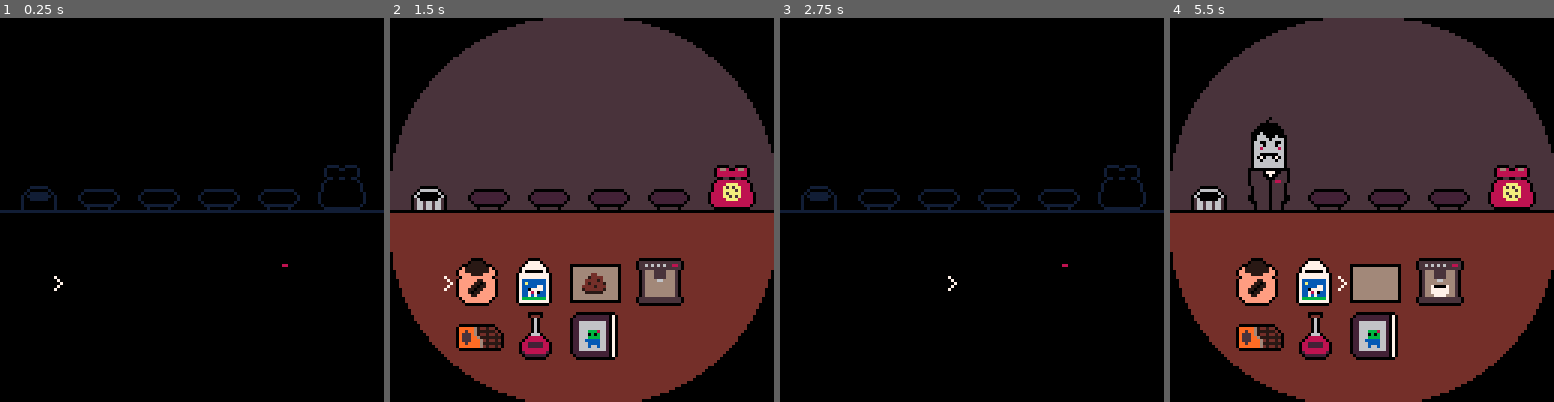
Above: before the commit, frames 1-4 (left to right).
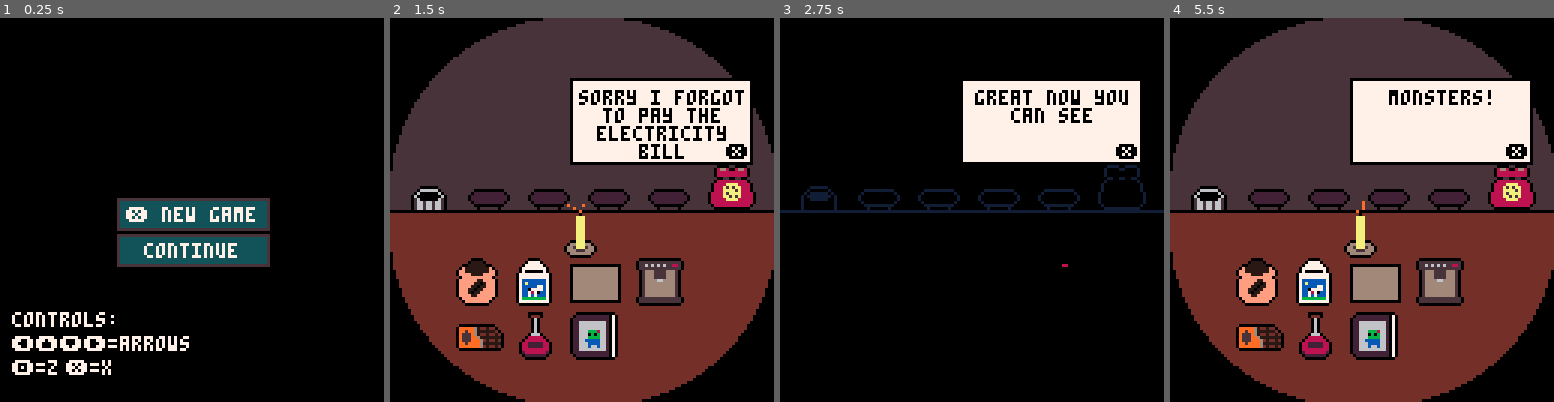
Above: after the commit, the same moments.

Repository: Ori-Rowan/mini-jam-204-cafe
Game: PICO-8 cartridge cafe-untitled.p8
The game is run twice, just before and just after one commit, with the same random seed, the same clock (stepped at 60 frames per second) and the same inputs.
Inputs:
- Up to frame 1 (0.25 s): no input
- Up to frame 2 (1.5 s): tap X (X key) at 0.33, 1.07 s; tap O (Z key) at 0.7 s
- Up to frame 3 (2.75 s): hold Right 1.6-2.1 s; tap O (Z key) at 1.7, 2.1, 2.5 s; tap X (X key) at 1.85 s; hold Up 2.15-2.42 s; hold Right from 2.47 s (still down)
- Up to frame 4 (5.5 s): tap O (Z key) every 0.4 s from 2.9 to 5.3 s; tap X (X key) at 2.97, 4.08, 5.2 s; release Right at 3.03 s; hold Left 3.08-3.58 s; hold Down 3.63-3.97 s; hold Right 4.02-4.68 s; hold Up 4.73-5.03 s; hold Left from 5.08 s (still down)

The runs differ from the first frame. In frame 1, 10% of the frame differs, in the area x 0-100%, y 38-93%; in frame 2, 12%; in frame 3, 8.6%; in frame 4, 13%, in the area x 20-95%, y 15-73%.

Commit message:
tutorial + mimic + some other stuff prolly

Diff:
--- a/cafe-untitled.p8
+++ b/cafe-untitled.p8
@@ -22,8 +22,9 @@
 #include src\gameplay\monsters\ghost.p8.lua
 #include src\gameplay\monsters\warewolf.p8.lua
 #include src\gameplay\monsters\vampire.p8.lua
-#include src\gameplay\monsters\doppleganger.p8.lua
+#include src\gameplay\monsters\mimic.p8.lua
 #include src\gameplay\light_system\light_system.p8.lua
+#include src\gameplay\score\score_system.p8.lua
 #include src\enums\ingredients_enum.p8.lua
 #include src\enums\recipies_enum.p8.lua
 #include src\enums\monsters_enum.p8.lua
@@ -32,202 +33,202 @@
 #include src\scenes\game_scene.p8.lua
 #include src\scenes\tutorial_scene.p8.lua
 #include src\scenes\night_finished_scene.p8.lua
+#include src\scenes\game_over_scene.p8.lua
 #include src\particles\satisfaction_particle.p8.lua
-…(198 lines of a section not shown)…
+#include src\particles\fire_particle.p8.lua
+#include src\particles\angry_particle.p8.lua
+…(195 lines of a section not shown)…
--- a/config.p8.lua
+++ b/config.p8.lua
@@ -1,3 +1,4 @@
 _CONFIG = {
-    default_bg_col = 7
+    default_bg_col = 7,
+    default_pal = {[0]=0,-16,-15,-14,-12,-11,-10,-13,-9,-4,-1,7,6,-7,-8,-5}
 }
--- a/src/enums/monsters_enum.p8.lua
+++ b/src/enums/monsters_enum.p8.lua
@@ -7,15 +7,17 @@
         bg_col=13,
         vis_colors={11,9},
         class = Zombie,
+        value = 10
     },
     SKELETON = {
         name = "skeleton",
-        desc = "BONE MAN LIKE A LITTLE WHITE IN HIS COFFEE",
+        desc = "SHE NEEDS HER CALCIUM",
         fav_recipie = RECIPIES_ENUM.CAPPUCCINO,
         spr=10,
         bg_col=14,
         vis_colors={},
-        class = Skeleton
+        class = Skeleton,
+        value = 15
     },
     GHOST = {
         name = "ghost",
@@ -24,7 +26,8 @@
         spr = 12,
         bg_col=8,
         vis_colors={},
-        class = Ghost
+        class = Ghost,
+        value = 20
     },
     WAREWOLF = {
         name = "warewolf",
@@ -33,7 +36,8 @@
         spr = 14,
         bg_col=15,
         vis_colors={11},
-        class = Warewolf
+        class = Warewolf,
+        value = 25
     },
     VAMPIRE = {
         name = "vampire",
@@ -42,12 +46,16 @@
         spr = 72,
         bg_col=9,
         vis_colors={},
-        class = Vampire
+        class = Vampire,
+        value = 30
     },
-    DOPPLEGANGER = {
-        dsec = "THEY ARE GOOD AT IDENTITY THEFT, BUT NOT PERFECT",
-        name = "doppleganger",
+    MIMIC = {
+        name = "mimic",
+        desc = "THEY DO IDENTITY THEFT, BUT NOT PERFECTLY",
+        spr = 74,
+        bg_col = 12,
         fav_recipie = RECIPIES_ENUM.SPECIAL_DRINK,
-
+        class = Mimic,
+        value = 10
     }
 }
--- a/src/enums/nights_enum.p8.lua
+++ b/src/enums/nights_enum.p8.lua
@@ -3,14 +3,16 @@
         available_monsters = {
             MONSTERS_ENUM.ZOMBIE,
         },
-        goal = 50
+        goal = 50,
+        candle = 30000
     },
     NIGHT_1 = {
         available_monsters = {
             MONSTERS_ENUM.ZOMBIE,
             MONSTERS_ENUM.SKELETON
         },
-        goal = 100
+        goal = 100,
+        candle = 3000
     },
     NIGHT_2 = {
         available_monsters = {
@@ -18,8 +20,8 @@
             MONSTERS_ENUM.SKELETON,
             MONSTERS_ENUM.GHOST
         },
-        goal = 150
-
+        goal = 150,
+        candle = 4000
     },
     NIGHT_3 = {
         available_monsters = {
@@ -28,7 +30,8 @@
             MONSTERS_ENUM.GHOST,
             MONSTERS_ENUM.WAREWOLF
         },
-        goal = 200
+        goal = 200,
+        candle = 4000
     },
     NIGHT_4 = {
         available_monsters = {
@@ -38,6 +41,19 @@
             MONSTERS_ENUM.WAREWOLF,
             MONSTERS_ENUM.VAMPIRE
         },
-        goal = 250
+        goal = 250,
+        candle = 4000
+    },
+    NIGHT_5 = {
+        available_monsters = {
+            MONSTERS_ENUM.ZOMBIE,
+            MONSTERS_ENUM.SKELETON,
+            MONSTERS_ENUM.GHOST,
+            MONSTERS_ENUM.WAREWOLF,
+            MONSTERS_ENUM.VAMPIRE,
+            MONSTERS_ENUM.MIMIC
+        },
+        goal = 300,
+        candle = 4000
     }
 }
--- a/src/gameplay/bar_items/cookbook.p8.lua
+++ b/src/gameplay/bar_items/cookbook.p8.lua
@@ -35,16 +35,25 @@
 
 function Cookbook:draw()
     if self.open then
+        local outline_col = 0
         if _GLOBALS.light then
+
             rectfill(28,28,100,114,11)
-            rect(28,28,100,114,0)
 
             local openedMonster = self.available_monsters[self.page]
 
             rectfill(74,30,98,68,5)
-            rect(74,30,98,68,0)
 
-            print_align_center(openedMonster.name, 31,32,44, 0)
+
+            palt(openedMonster.bg_col, true)
+            palt(_CONFIG.default_bg_col, false)
+
+            spr(openedMonster.spr, 79,36,2,4)
+
+            palt(openedMonster.bg_col, false)
+            palt(_CONFIG.default_bg_col, true)
+
+            print(openedMonster.name, 40,32, 0)
             print_align_center(openedMonster.desc, 31,40,43, 0)
 
             print("favorite recipie:",32,70,0)
@@ -63,19 +72,17 @@
 
             end
 
-            palt(openedMonster.bg_col, true)
-            palt(_CONFIG.default_bg_col, false)
 
-            spr(openedMonster.spr, 79,36,2,4)
-
-            palt(openedMonster.bg_col, false)
-            palt(_CONFIG.default_bg_col, true)
 
         else
-            rectfill(15,20,113,108,0)
-            rect(14,20,114,108,2)
+            outline_col = 2
+            rectfill(28,28,100,114,0)
         end
-
+        rect(28,28,100,114,outline_col)
+        rect(74,30,98,68,outline_col)
+        print("❎",30, 30,outline_col)
+        if (self.page != 1) print("⬅️",30,108,outline_col)
+        if (self.page != #self.available_monsters) print("➡️",92,108,outline_col)
 
 
     else
--- a/src/gameplay/customer_system/customer.p8.lua
+++ b/src/gameplay/customer_system/customer.p8.lua
@@ -57,7 +57,8 @@
     end
     ParticleManager:create_particle(SatisfactionParticle,particle_data)
 
+
+    EventSystem:emit("customer_left", {satisfied = satisfied, value = self.value})
+
     self.seat:del_customer()
-
-    EventSystem:emit("customer_left", {satisfied = satisfied })
 end
--- a/src/gameplay/light_system/light_system.p8.lua
+++ b/src/gameplay/light_system/light_system.p8.lua
@@ -8,29 +8,45 @@
     setmetatable(tbl, self)
 
     assert(tbl.start_time)
+
     tbl.timer = tbl.start_time
-
     tbl.sleep = tbl.sleep or false
+    tbl.candle_lenght = 10
 
     _GLOBALS.light = false
+
 
     return tbl
 end
 
 
 function LightSystem:update()
+    self.candle_lenght = ceil(10* (self.timer/self.start_time))
+
     if not self.sleep and btnp(4) then
         self:switch()
     end
 
     if _GLOBALS.light then
         self.timer -= 1
+        ParticleManager:create_particle(FireParticle, {
+            x=63 , y= 75-self.candle_lenght
+        })
     end
 
     if self.timer == 0 then
-        EventSystem:emit("lights_ran_out")
+        SceneManager:enter_scene(GameOverScene)
     end
 end
+
+function LightSystem:draw()
+    if _GLOBALS.light then
+        spr(76,55,72,2,1)
+        rectfill(62,76-self.candle_lenght, 64,76,8)
+        pset(63,75-self.candle_lenght,0)
+    end
+end
+
 
 function LightSystem:switch()
     _GLOBALS.light = not _GLOBALS.light
--- a/src/gameplay/monsters/doppleganger.p8.lua
+++ /dev/null
@@ -1,14 +0,0 @@
-Doppleganger = {}
-setmetatable(Doppleganger, Customer)
-Doppleganger.__index = Doppleganger
-
-function Doppleganger:new(t)
-    t = t or {}
-    local tbl = copy_table(t)
-
-    tbl.fav_recipie = MONSTERS_ENUM.DOPPLEGANGER.fav_recipie.name
-
-    tbl = Customer:new(tbl)
-
-    return tbl
-end
--- /dev/null
+++ b/src/gameplay/monsters/mimic.p8.lua
@@ -0,0 +1,68 @@
+Mimic = {}
+setmetatable(Mimic, Customer)
+Mimic.__index = Mimic
+
+function Mimic:new()
+    local target = Mimic:get_rnd_target()
+    tbl = target.class:new()
+
+    setmetatable(tbl,self)
+
+    tbl.target = target
+    tbl.fav_recipie = MONSTERS_ENUM.MIMIC.fav_recipie
+    tbl.value += MONSTERS_ENUM.MIMIC.value
+
+    return tbl
+end
+
+
+function Mimic:draw()
+    local col_swap_tbls = {
+        zombie = {
+            {a=15,b=10},
+            {a=7,b=4}
+        },
+        skeleton = {
+            {a=11,b=12},
+            {a=5,b=7}
+        },
+        ghost = {
+            {a=14,b=9}
+        },
+        warewolf = {
+            {a=4,b=3},
+            {a=3,b=1},
+            {a=1,b=5},
+        },
+        vampire = {
+            {a=14,b=15},
+        }
+    }
+
+    local col_sawp = col_swap_tbls[self.target.name]
+
+    foreach(col_sawp, function (col_sawp)
+        pal(col_sawp.a, col_sawp.b)
+    end)
+
+    self.target.class.draw(self)
+
+    foreach(col_sawp, function (col_sawp)
+        pal(col_sawp.a, col_sawp.a, 0)
+    end)
+end
+
+function Mimic:special_behaviour()
+    self.target.class.special_behaviour(self)
+end
+
+function Mimic:get_rnd_target()
+    local monster_tbl = {
+        -- MONSTERS_ENUM.ZOMBIE,
+        -- MONSTERS_ENUM.SKELETON,
+        -- MONSTERS_ENUM.GHOST,
+        -- MONSTERS_ENUM.WAREWOLF,
+        MONSTERS_ENUM.VAMPIRE,
+    }
+    return monster_tbl[ceil(rnd(#monster_tbl))]
+end
--- a/src/gameplay/monsters/vampire.p8.lua
+++ b/src/gameplay/monsters/vampire.p8.lua
@@ -9,7 +9,7 @@
 
     setmetatable(tbl, self)
 
-    tbl.time_treshold = 300
+    tbl.time_treshold = 360
     tbl.timer = tbl.time_treshold
 
     return tbl
@@ -22,8 +22,7 @@
     local x, y = self.seat.draw_pos.x, self.seat.draw_pos.y
 
     if self.timer <= self.time_treshold/2 then
-        x += rnd(2)-1
-        y += rnd(2)-1
+       ParticleManager:create_particle(AngryParticle,{x=x,y=y})
     end
 
     if _GLOBALS.light then
--- /dev/null
+++ b/src/gameplay/score/score_system.p8.lua
@@ -0,0 +1,38 @@
+ScoreSystem = {}
+ScoreSystem.__index = ScoreSystem
+
+function ScoreSystem:new(t)
+    t = t or {}
+    local tbl = copy_table(t)
+
+    setmetatable(tbl, self)
+
+    assert(tbl.goal)
+
+    tbl.score = 0
+
+    EventSystem:add_listener("customer_left", function (props)
+        tbl:handle_customer_left(props)
+    end)
+
+    return tbl
+end
+
+function ScoreSystem:draw()
+    print_align_center("money: "..self.score.."/"..self.goal,0,8,128,15)
+end
+
+function ScoreSystem:handle_customer_left(props)
+    if props.satisfied then
+        self.score += props.value
+    else
+        self.score -= props.value
+        if self.score < 0 then
+            self.score = 0
+        end
+    end
+
+    if self.score >= self.goal then
+        SceneManager:enter_scene(NightFinishedScene)
+    end
+end
--- a/src/main.p8.lua
+++ b/src/main.p8.lua
@@ -2,13 +2,17 @@
 function _init()
     _GLOBALS = {}
     poke(0x5f2e,1)
-    pal({[0]=0,-16,-15,-14,-12,-11,-10,-13,-9,-4,-1,7,6,-7,-8,-5},1)
+    pal(_CONFIG.default_pal,1)
     palt(0,false)
     palt(_CONFIG.default_bg_col,true)
 
-    _GLOBALS.night = 4
-    SceneManager:enter_scene(GameScene)
+    _GLOBALS.night = 5
 
+    SceneManager:enter_scene(MenuScene)
+        -- ParticleManager:create_particle(AngryParticle,{x=60,y=60})
+
+    -- _GLOBALS.night = 5
+    -- SceneManager:enter_scene(GameScene)
 end
 
 function _update()
@@ -20,5 +24,4 @@
 function _draw()
     cls()
     SceneManager:draw()
-    ParticleManager:draw()
 end
--- /dev/null
+++ b/src/particles/angry_particle.p8.lua
@@ -0,0 +1,35 @@
+AngryParticle = Particle:new()
+AngryParticle.__index = AngryParticle
+
+function AngryParticle:new(t)
+    t = t or {}
+    local tbl = copy_table(t)
+
+    setmetatable(tbl, self)
+
+    assert(tbl.x and tbl.y)
+
+    tbl.x += 2+rnd(12)
+    tbl.y -=10
+    tbl.speed=rnd(1)
+    tbl.lifetime=10
+
+    return tbl
+end
+
+function AngryParticle:update()
+    self.y -= self.speed
+
+    self.lifetime -= 1
+    if self.lifetime == 0 then
+        self:die()
+    end
+end
+
+function AngryParticle:draw()
+    local col = 2
+    if _GLOBALS.light then
+        col = 0
+    end
+    pset(self.x, self.y,col)
+end
--- /dev/null
+++ b/src/particles/fire_particle.p8.lua
@@ -0,0 +1,32 @@
+FireParticle = Particle:new()
+FireParticle.__index = FireParticle
+
+function FireParticle:new(t)
+    t = t or {}
+    local tbl = copy_table(t)
+
+    setmetatable(tbl, self)
+
+    assert(tbl.x and tbl.y)
+
+    tbl.dir = get_vector_from_angle(rnd(1)/2)
+
+    tbl.speed=1
+    tbl.lifetime=5
+
+    return tbl
+end
+
+function FireParticle:update()
+    self.x += self.dir.x * self.speed
+    self.y += self.dir.y * self.speed
+
+    self.lifetime -= 1
+    if self.lifetime == 0 then
+        self:die()
+    end
+end
+
+function FireParticle:draw()
+    pset(self.x, self.y,13)
+end
--- /dev/null
+++ b/src/scenes/game_over_scene.p8.lua
@@ -0,0 +1,29 @@
+GameOverScene = Scene:new()
+GameOverScene.__index = GameOverScene
+
+function GameOverScene:new(t)
+    t = t or {}
+    local tbl = copy_table(t)
+
+    setmetatable(tbl,self)
+
+    return tbl
+end
+
+
+function GameOverScene:update()
+
+    if btnp(5)then
+        SceneManager:enter_scene(GameScene)
+    elseif btnp(4)then
+        SceneManager:enter_scene(MenuScene)
+    end
+end
+
+function GameOverScene:draw()
+    print_align_center("you let the candle burn out", 0,40,128, 11)
+    print_align_center("❎ restart", 0,50,128, 11)
+    print_align_center("🅾️ menu", 0,60,128, 11)
+
+
+end
--- a/src/scenes/game_scene.p8.lua
+++ b/src/scenes/game_scene.p8.lua
@@ -55,6 +55,13 @@
 
 
     self.customer_system:draw()
+    self.light_system:draw()
+    if self.score_system then
+        self.score_system:draw()
+    end
+
+    ParticleManager:draw()
+
     self.bar_grid:draw()
 
 end
@@ -65,7 +72,7 @@
 
     EventSystem:clear()
 
-    self.light_system = LightSystem:new({start_time = 2000})
+    self.light_system = LightSystem:new({start_time = night_data.candle})
 
     local product_stand = ProductStand:new({
         pos = {x = 3, y =1},
@@ -125,6 +132,10 @@
         available_monsters = night_data.available_monsters
     })
 
+    self.score_system = ScoreSystem:new({
+        goal = night_data.goal
+    })
+
     EventSystem:add_listener("serve_product", function (props)
         self.customer_system.grid_system:switch_sleep(false)
         self.bar_grid:switch_sleep(true)
@@ -143,6 +154,4 @@
         self.bar_grid:switch_sleep(false)
     end)
 
-
-
 end
--- a/src/scenes/menu_scene.p8.lua
+++ b/src/scenes/menu_scene.p8.lua
@@ -41,7 +41,7 @@
     if btnp(3) then
         self.pointer+=1
     end
-    self.pointer = mid(1,self.pointer,MENU_SCENE_STATE.length)
+    self.pointer = mid(1,self.pointer,2)
     if l_pointer != self.pointer then
         sfx(3)
     end
@@ -51,8 +51,11 @@
     if btnp(5) then
         sfx(4)
         if self.pointer==1 then
+            log('Enter TutorialScene')
+            _GLOBALS.night = 0
+            SceneManager:enter_scene(TutorialScene)
+        elseif self.pointer==2 and _GLOBALS.night then
             log('Enter GameScene')
-            _GLOBALS.night = 1
             SceneManager:enter_scene(GameScene)
         end
     end
@@ -60,6 +63,12 @@
 
 function MenuScene:main_draw()
     self:draw_button(39,60,50,10,'new game', self.pointer==1)
+    self:draw_button(39,72,50,10,'continue', self.pointer==2)
+    print("controls:", 4,98,11)
+    print("⬅️⬆️⬇️➡️=arrows", 4,106,11)
+    print("🅾️=z", 4,114,11)
+    print("❎=x", 22,114,11)
+
 end
 
 function MenuScene:draw_button(x,y,w,h,msg,pointer)
@@ -68,5 +77,5 @@
     end
     rectfill(x,y,x+w,y+h,7)
     rect(x,y,x+w,y+h,5)
-    print_align_center(msg, x,y+h/2-2,w,0)
+    print_align_center(msg, x,y+h/2-2,w,11)
 end
--- a/src/scenes/night_finished_scene.p8.lua
+++ b/src/scenes/night_finished_scene.p8.lua
@@ -13,7 +13,7 @@
 
 function NightFinishedScene:update()
 
-    if btnp(5)then
+    if btnp(5) and _GLOBALS.night != 6 then
         SceneManager:enter_scene(GameScene)
     elseif btnp(4)then
         SceneManager:enter_scene(MenuScene)
@@ -21,10 +21,15 @@
 end
 
 function NightFinishedScene:draw()
-    print_align_center("you finished night ".._GLOBALS.night-1, 0,40,128, 11)
-    print_align_center("❎ continue", 0,50,128, 11)
-    print_align_center("🅾️ menu", 0,60,128, 11)
-
+    if _GLOBALS.night == 6 then
+        print_align_center("you finished night ".._GLOBALS.night-1, 0,40,128, 11)
+        print_align_center("thank you for playing", 0,50,128, 11)
+        print_align_center("🅾️ menu", 0,60,128, 11)
+    else
+        print_align_center("you finished night ".._GLOBALS.night-1, 0,40,128, 11)
+        print_align_center("❎ continue", 0,50,128, 11)
+        print_align_center("🅾️ menu", 0,60,128, 11)
+    end
 
 end
 
--- a/src/scenes/tutorial_scene.p8.lua
+++ b/src/scenes/tutorial_scene.p8.lua
@@ -39,6 +39,7 @@
 
     self.customer_system.spawn_timer= -1
     self.bar_grid:switch_sleep(true)
+    self.score_system = nil
 
     self.msg_list = {
         "hello hello!",
Not shown, changed: 62 lines of the sprite sheet (__gfx__) section of cafe-untitled.p8
